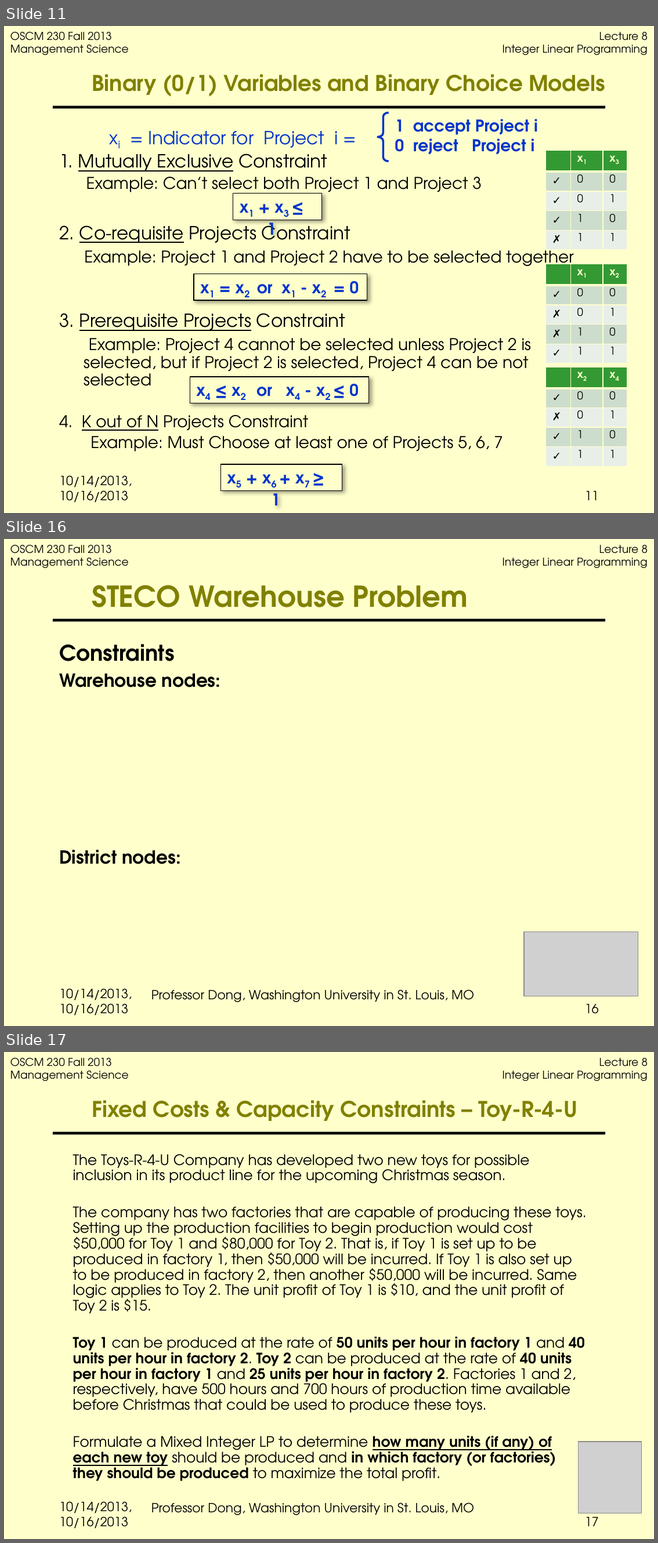
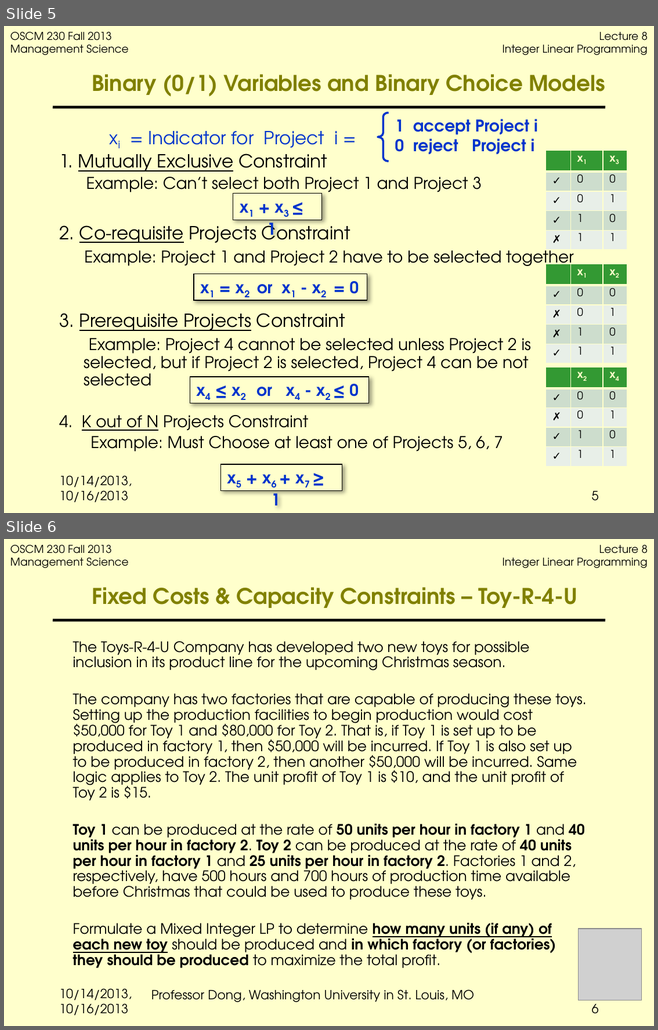
Before and after one commit to jbf232/OSCM230, a slide deck: Fall 2015/Lectures/Lecture 8 Integer Programming/Lecture8 IP.pptx. Shown one above the other, each under a label of ours: slides 11, 16 and 17 before the commit, slides 5 and 6 after it; the slides between them are not shown. The pictures are 658x1543 and 658x1030 pixels, drawn with LibreOffice and Linux fonts; fonts in the diff are those of the drawing; grey boxes stand for pictures; background and template pictures are left out. Boxes give left, top, right and bottom in pixels: in the first picture for what was removed or moved away, otherwise in the second. Text is boxed around its words. In the diff, an @@ line names an element or a change of style, - is before the commit and + after.

```diff
--- a/Fall 2015/Lectures/Lecture 8 Integer Programming/Lecture8 IP.pptx
+++ b/Fall 2015/Lectures/Lecture 8 Integer Programming/Lecture8 IP.pptx
@@ slide 16 removed at (x1=4, y1=539, x2=654, y2=1026), background #FFFFCC; not listed: 3 template elements that a slide beside it also shows @@
@@ title removed at (x1=92, y1=585, x2=467, y2=620) @@
-STECO Warehouse Problem
@@ text removed at (x1=59, y1=644, x2=221, y2=864) @@
-Constraints
-Warehouse nodes:
-District nodes:
@@ picture removed at (x1=524, y1=932, x2=638, y2=996) @@
@@ text removed at (x1=59, y1=988, x2=132, y2=1016) @@
-10/14/2013, 10/16/2013
@@ text removed at (x1=151, y1=990, x2=474, y2=1002) @@
-Professor Dong, Washington University in St. Louis, MO
@@ page number removed at (x1=585, y1=1004, x2=598, y2=1014) @@
-16
@@ what was slide 11 is now slide 5 @@
@@ page number at (x1=592, y1=491, x2=598, y2=501): text changed @@
-11
+5
@@ what was slide 17 is now slide 6 @@
@@ page number at (x1=592, y1=1000, x2=598, y2=1014): text changed @@
-17
+6
```
Also in this commit, not shown: 2 slides changed, 10 other slides removed, 1 other file.
